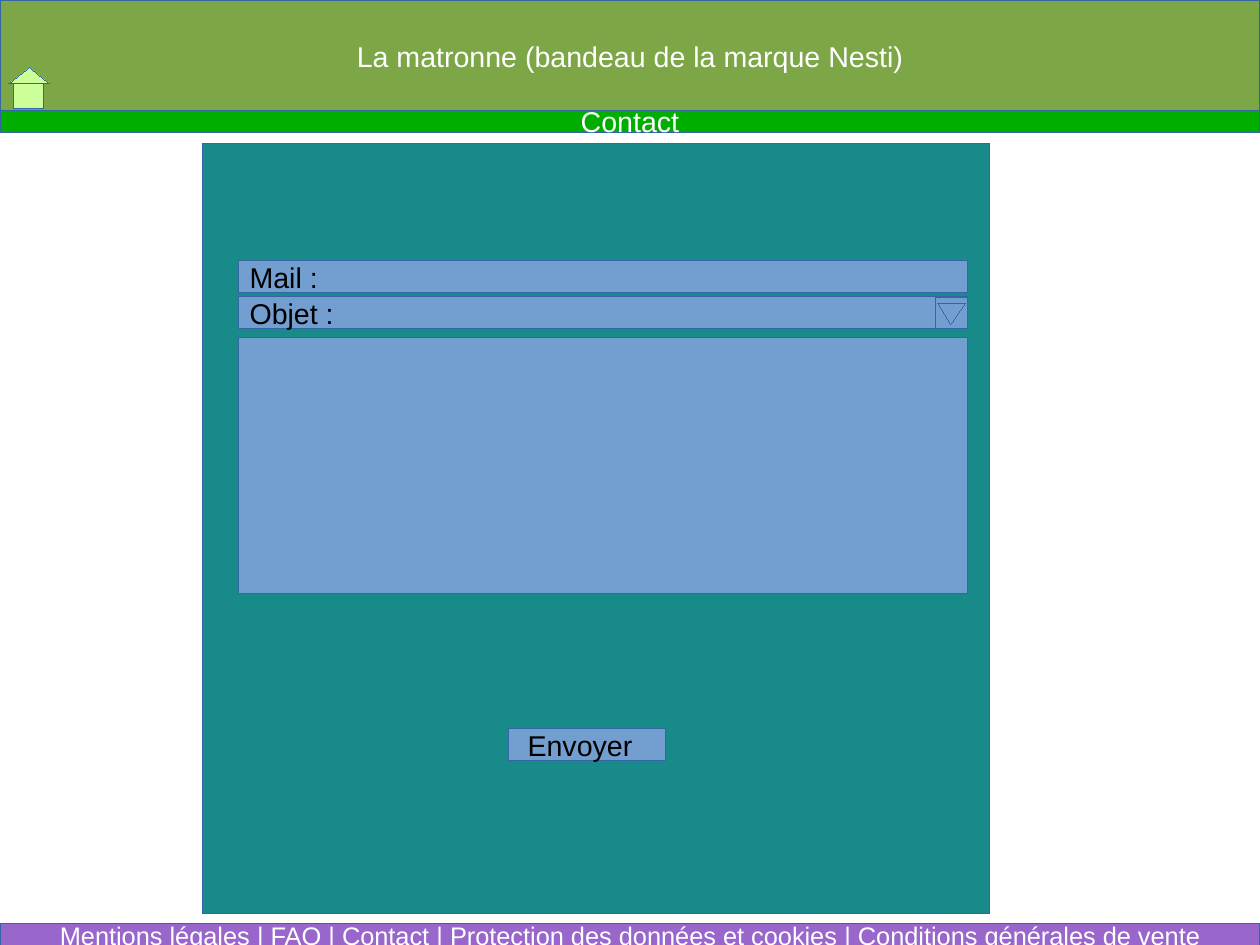
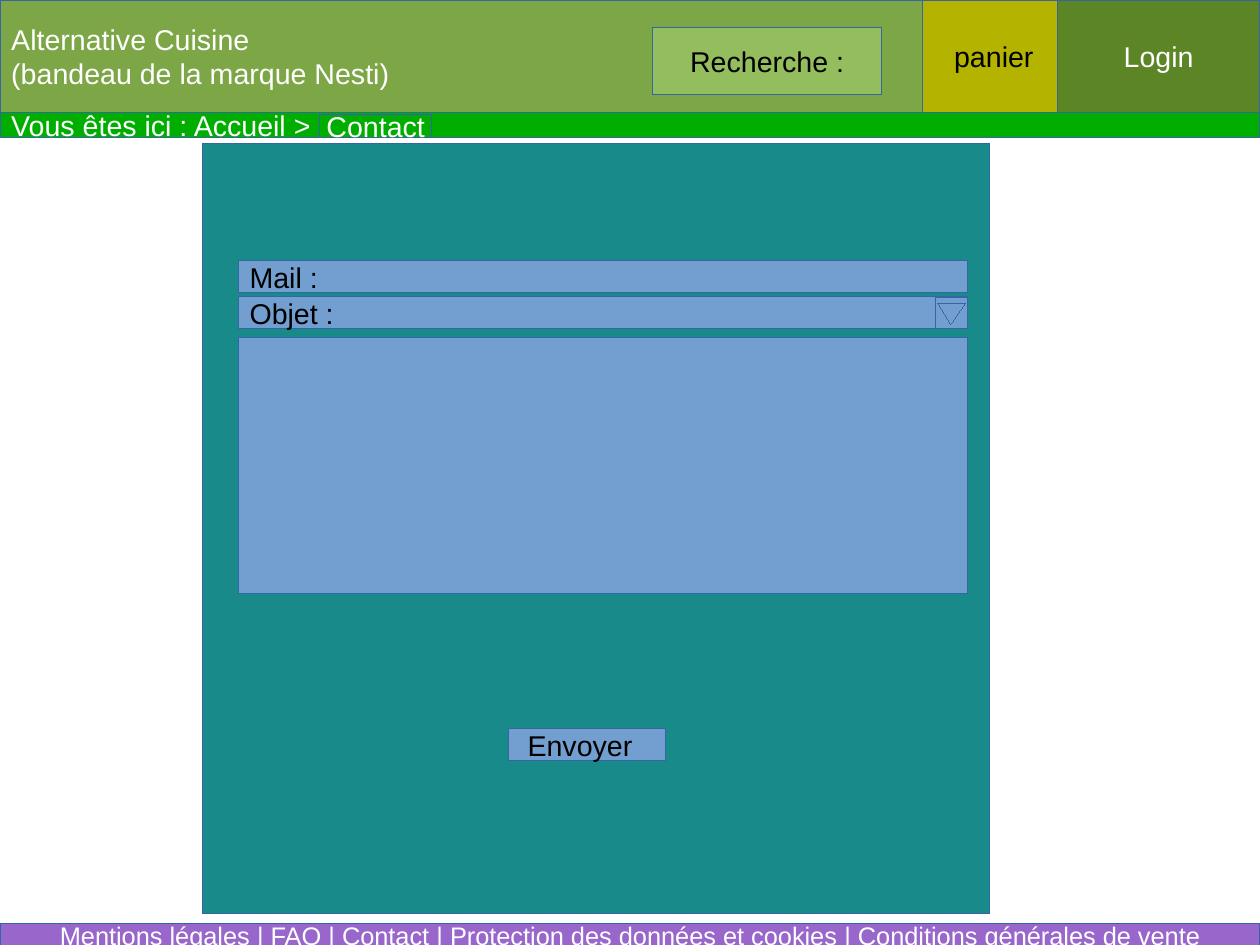
Before and after one commit to MarieRoseLejay/NESTI, a slide deck: slide 9 of VisuelSite.odp (slide 8 before the commit). Drawn at 1260x945 pixels with LibreOffice and Linux fonts; fonts in the diff are those of the drawing. Boxes give left, top, right and bottom in pixels: in the first picture for what was removed or moved away, otherwise in the second. Text is boxed around its words. In the diff, an @@ line names an element or a change of style, - is before the commit and + after.

```diff
--- a/VisuelSite.odp
+++ b/VisuelSite.odp
@@ text in rectangle at box(11, 29, 389, 90): text changed @@
-La matronne (bandeau de la marque Nesti)
+Alternative Cuisine
+(bandeau de la marque Nesti)
@@ rectangle added at box(653, 27, 883, 95), fill #94BD5E, outline #3465A4 0 pt, 18 pt, text #000000 @@
+Recherche :
@@ rectangle added at box(923, 0, 1058, 112), fill #B3B300, outline #3465A4 0 pt, 18 pt, text #000000 @@
+panier
@@ rectangle added at box(1058, 0, 1260, 112), fill #5C8526, outline #3465A4 0 pt, 18 pt, text #FFFFFF @@
+Login
@@ triangle removed at box(9, 67, 49, 83) @@
@@ rectangle removed at box(13, 83, 43, 107) @@
@@ rectangle added at box(0, 112, 1260, 137), fill #00AE00, outline #3465A4 0 pt, 18 pt, text #FFFFFF @@
+Vous êtes ici : Accueil >
@@ rectangle "Contact": place and size @@
-rectangle "Contact" at box(0, 110, 1260, 133)
+rectangle "Contact" at box(320, 114, 432, 137)
```
Also in this commit, not shown: 15 other slides changed, 1 slide added, 2 slides removed, 2 other files.
